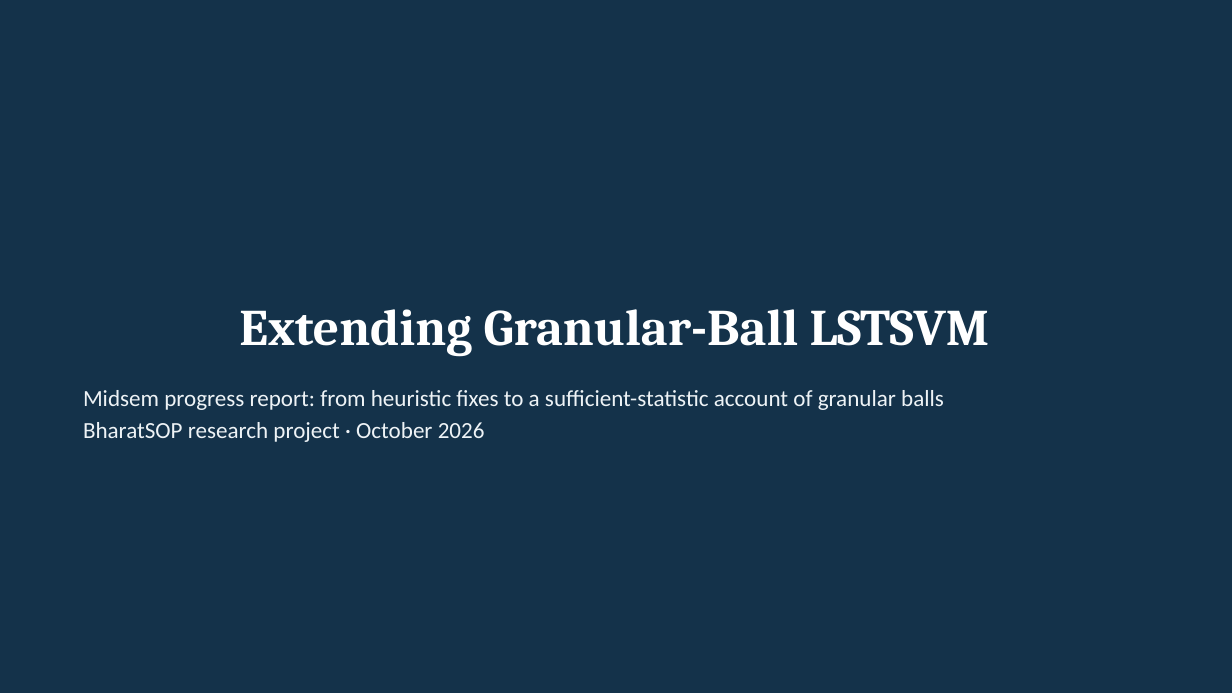
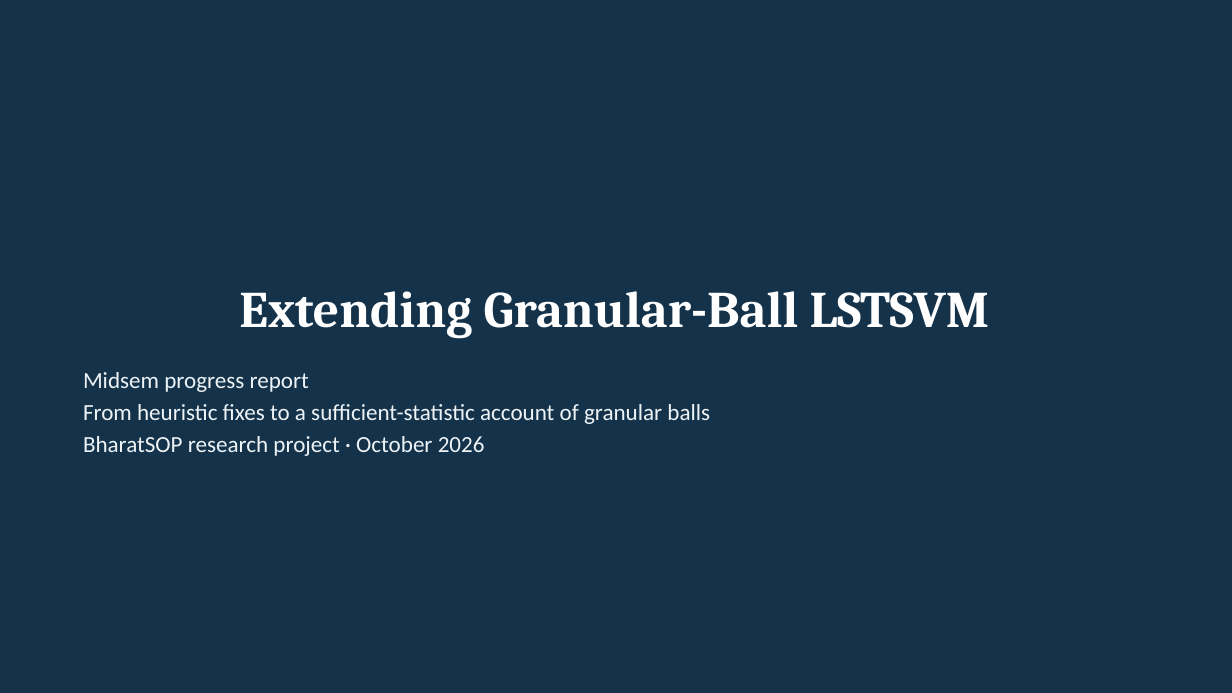
Before and after one commit to Toast24/GBLSTSVM-Ex, a slide deck: slide 1 of docs/midsem/GBLSTSVM_Midsem_Progress.pptx. Drawn at 1232x693 pixels with LibreOffice and Linux fonts; fonts in the diff are those of the drawing. Boxes give left, top, right and bottom in pixels: in the first picture for what was removed or moved away, otherwise in the second. Text is boxed around its words. In the diff, an @@ line names an element or a change of style, - is before the commit and + after.

```diff
--- a/docs/midsem/GBLSTSVM_Midsem_Progress.pptx
+++ b/docs/midsem/GBLSTSVM_Midsem_Progress.pptx
@@ title "Extending Granular-Ball LSTSVM": place and size @@
-title "Extending Granular-Ball LSTSVM" at [239,309,990,357]
+title "Extending Granular-Ball LSTSVM" at [239,291,990,338]
@@ text "Midsem progress report": place and size @@
-text "Midsem progress report" at [83,390,944,442]
+text "Midsem progress report" at [83,372,710,456]
@@ text at [83,372,710,424]: text changed @@
-Midsem progress report: from heuristic fixes to a sufficient-statistic account of granular balls
+Midsem progress report
+From heuristic fixes to a sufficient-statistic account of granular balls
```
Also in this commit, not shown: 7 other slides changed, 44 slides added, 6 slides removed, 49 other files.
